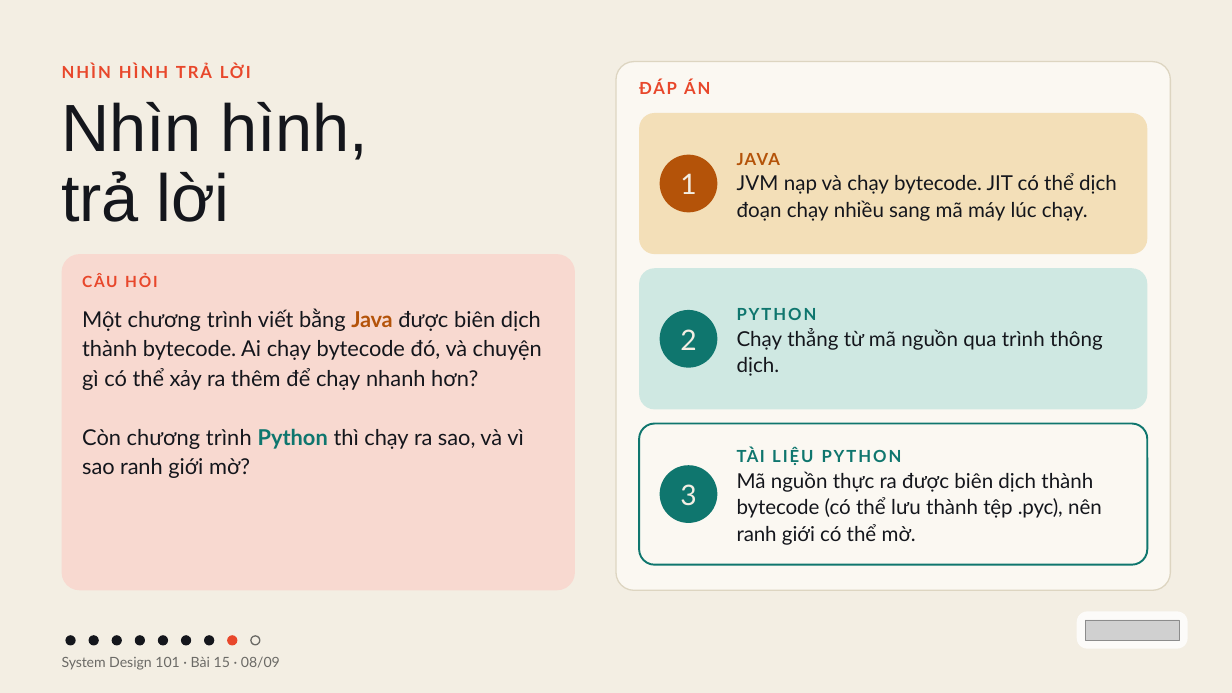
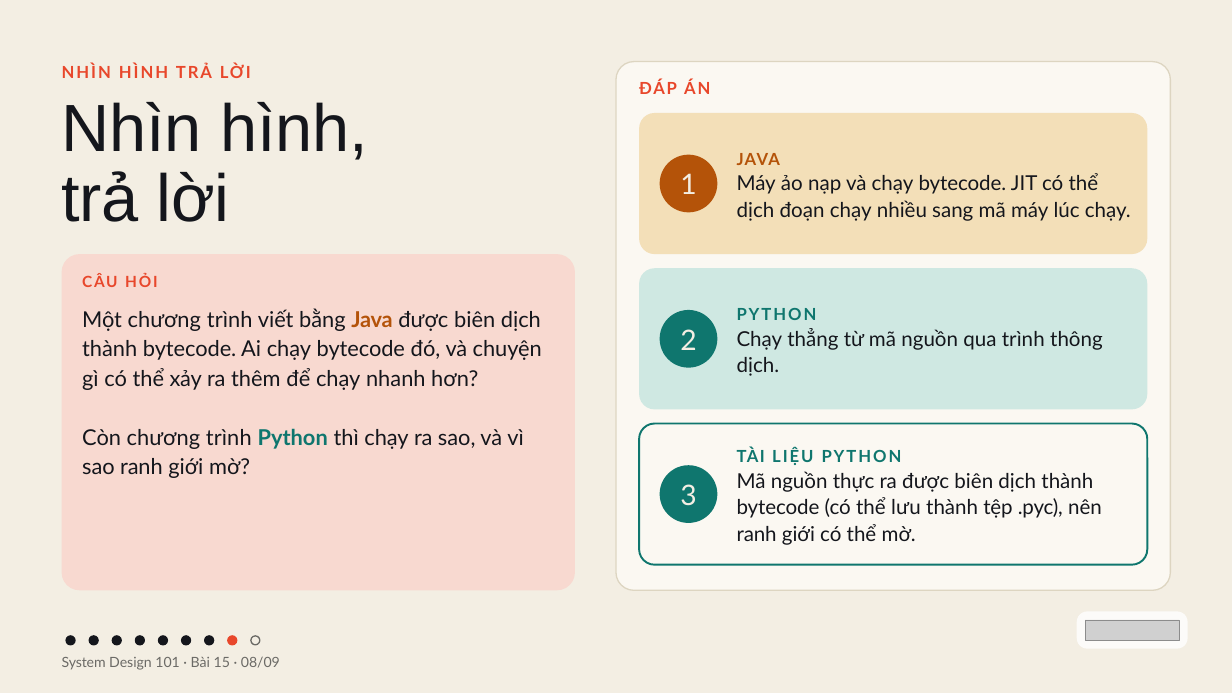
Before and after one commit to vohoailinh90/tool-marketing-studio, a slide deck: slide 8 of system-design-101/vi/lessons/sd-10-015/slides/sd-10-015.pptx. Drawn at 1232x693 pixels with LibreOffice and Linux fonts; fonts in the diff are those of the drawing; grey boxes stand for pictures. Boxes give left, top, right and bottom in pixels: in the first picture for what was removed or moved away, otherwise in the second. Text is boxed around its words. In the diff, an @@ line names an element or a change of style, - is before the commit and + after.

```diff
--- a/system-design-101/vi/lessons/sd-10-015/slides/sd-10-015.pptx
+++ b/system-design-101/vi/lessons/sd-10-015/slides/sd-10-015.pptx
@@ text at box(737, 173, 1131, 221): text changed @@
-JVM nạp và chạy bytecode. JIT có thể dịch đoạn chạy nhiều sang mã máy lúc chạy.
+Máy ảo nạp và chạy bytecode. JIT có thể dịch đoạn chạy nhiều sang mã máy lúc chạy.
```
Also in this commit, not shown: 3 other slides changed, 4 other files.
